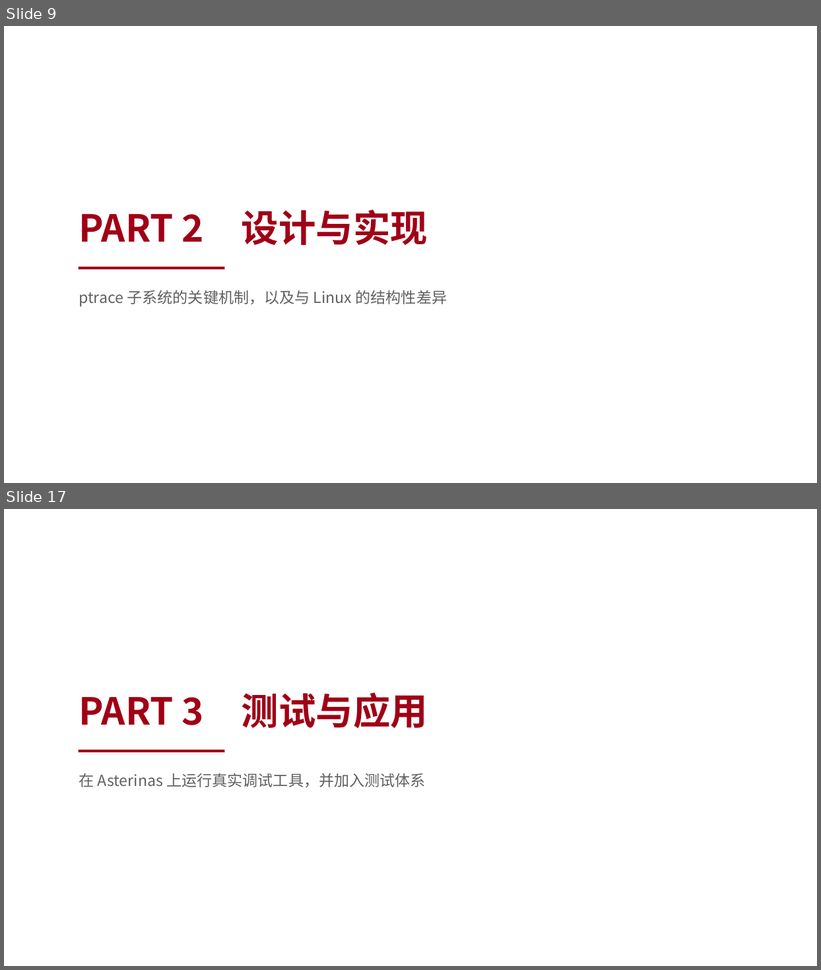
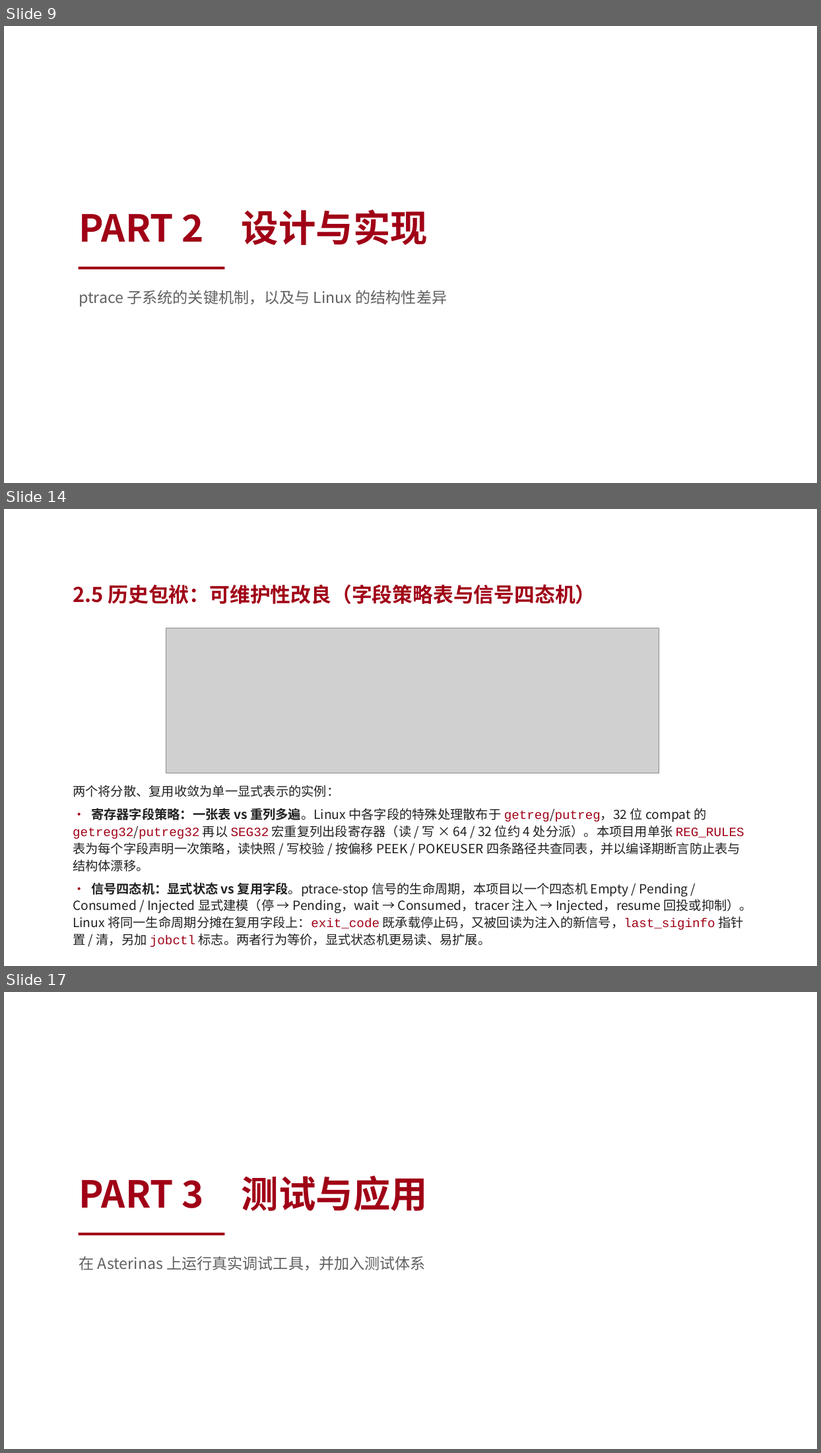
Before and after one commit to vvvvsv/asterinas, a slide deck: research_practice/答辩-科研实践.pptx. Shown one above the other, each under a label of ours: slides 9 and 17 before the commit, slides 9, 14 and 17 after it; the slides between them are not shown. The pictures are 821x970 and 821x1453 pixels, drawn with LibreOffice and Linux fonts; fonts in the diff are those of the drawing; grey boxes stand for pictures; background and template pictures are left out. Boxes give left, top, right and bottom in pixels: in the first picture for what was removed or moved away, otherwise in the second. Text is boxed around its words. In the diff, an @@ line names an element or a change of style, - is before the commit and + after.

```diff
--- a/research_practice/答辩-科研实践.pptx
+++ b/research_practice/答辩-科研实践.pptx
@@ slide 14 added at box(4, 509, 817, 966), background picture (left out) @@
@@ text added at box(73, 584, 596, 604), 24 pt, text #A00016, bold @@
+2.5 历史包袱：可维护性改良（字段策略表与信号四态机）
@@ picture added at box(166, 628, 659, 773) @@
@@ text added at box(73, 786, 752, 947), 15 pt, text #202020 @@
+两个将分散、复用收敛为单一显式表示的实例：
+• 寄存器字段策略：一张表 vs 重列多遍。Linux 中各字段的特殊处理散布于 getreg/putreg，32 位 compat 的 getreg32/putreg32 再以 SEG32 宏重复列出段寄存器（读 / 写 × 64 / 32 位约 4 处分派）。本项目用单张 REG_RULES 表为每个字段声明一次策略，读快照 / 写校验 / 按偏移 PEEK / POKEUSER 四条路径共查同表，并以编译期断言防止表与结构体漂移。
+• 信号四态机：显式状态 vs 复用字段。ptrace-stop 信号的生命周期，本项目以一个四态机 Empty / Pending / Consumed / Injected 显式建模（停 → Pending，wait → Consumed，tracer 注入 → Injected，resume 回投或抑制）。Linux 将同一生命周期分摊在复用字段上：exit_code 既承载停止码，又被回读为注入的新信号，last_siginfo 指针置 / 清，另加 jobctl 标志。两者行为等价，显式状态机更易读、易扩展。
```
Also in this commit, not shown: 9 slides changed, 1 other slide added, 2 slides removed, 2 other files.
